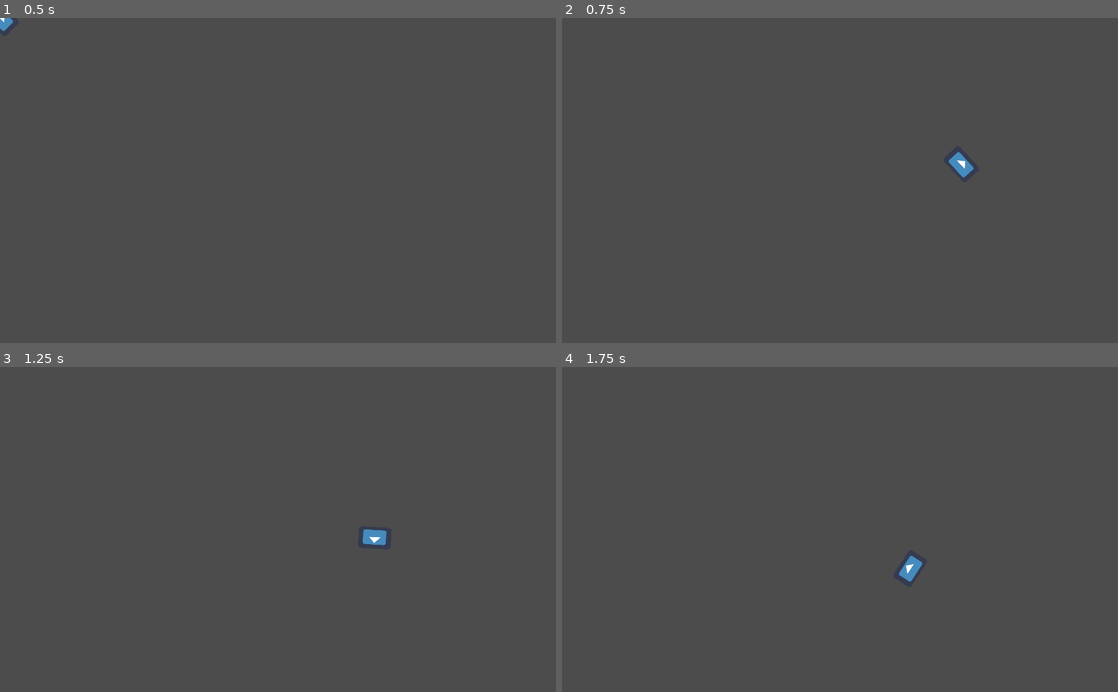
Above: before the commit, frames 1-4 (two rows, left to right).
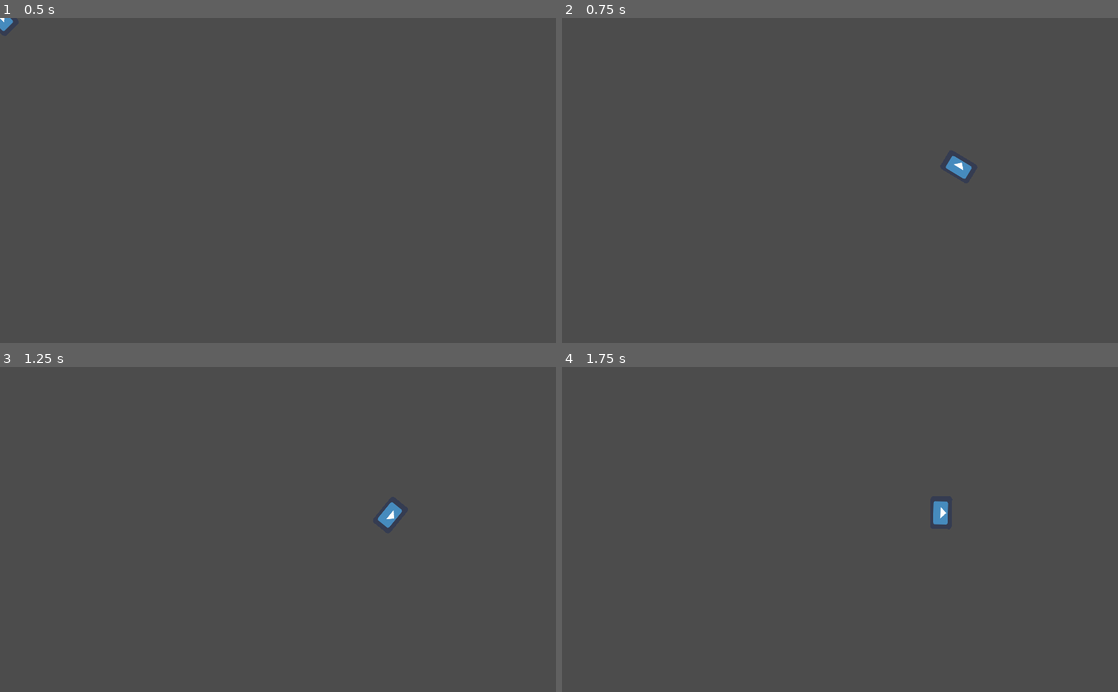
Above: after the commit, the same moments.

Repository: Flonka/bounceit
Game: Godot game, scene res://scenes/rbpaddle/PaddleTest.tscn
Two runs of this game, one before a commit and one after it. Both use one fixed random seed, a clock stepped at 60 frames per second and the inputs below. This scene is started directly instead of the project's main scene. The engine's default icon, where the game draws it, is replaced by a stand-in: a white triangle on a blue panel in a dark square.
Inputs (mouse positions are in pixels of both pictures, inside the frame that each line leads up to):
- Up to frame 1 (0.5 s): no input
- Up to frame 2 (0.75 s): tap Enter at 0.5 s; move the mouse to (962, 164) at 0.52 s; tap 1 at 0.6 s
- Up to frame 3 (1.25 s): tap Space at 0.77, 0.8, 1.07 s
- Up to frame 4 (1.75 s): move the mouse to (728, 545) at 1.27 s; tap Space at 1.35, 1.52 s; tap 1 at 1.55 s

Frame 1 is identical in both runs. In frame 2, 0.1% of the frame differs, in the area x 69-74%, y 41-50%; in frame 3, 0.4%; in frame 4, 0.4%, in the area x 60-70%, y 41-67%.

Commit message:
Found workaround , it must be the 1 frame delay.

Diff:
--- a/project.godot
+++ b/project.godot
@@ -41,6 +41,7 @@
 
 [physics]
 
+2d/thread_model=2
 2d/default_gravity=100
 
 [rendering]
--- a/scenes/rbpaddle/PaddleTest.gd
+++ b/scenes/rbpaddle/PaddleTest.gd
@@ -34,12 +34,15 @@
 			var pos := Vector2(100,0).rotated(p.get_rotation())
 			#prints(pos, i)
 			#p.apply_impulse(pos, i)
-			p.apply_torque_impulse(40000)
+			#p.apply_torque_impulse(40000)
+			p.hit_i = 1
 
 		if event.pressed and event.scancode == KEY_2:
 			p.set_mode(RigidBody2D.MODE_KINEMATIC)
 			p.set_gravity_scale(0)
 		if event.pressed and event.scancode == KEY_SPACE:
+			p.set_mode(RigidBody2D.MODE_KINEMATIC)
+			p.set_mode(RigidBody2D.MODE_RIGID)
 			prints(p.get_applied_force(), p.get_applied_torque(), p.get_linear_velocity(), p.angular_velocity)
 			var i := (Vector2.UP * 100).rotated(p.get_rotation())
 			var pos := Vector2(100,0).rotated(p.get_rotation())
--- a/scenes/rbpaddle/RbKinematidPaddle.gd
+++ b/scenes/rbpaddle/RbKinematidPaddle.gd
@@ -15,6 +15,8 @@
 const time_in_rigid_mode := 1.5
 
 var _axis_vector: Vector2
+
+var hit_i : int = 0
 
 func _ready() -> void:
 
@@ -40,6 +42,15 @@
 		if not position_tween.is_active():
 			var relative_mouse_pos := get_local_mouse_position().rotated(self.get_rotation())
 			translate(relative_mouse_pos * _axis_vector)
+	elif mode == RigidBody2D.MODE_RIGID:
+		if hit_i > 0:
+			prints(hit_i)
+			hit_i -= 1
+		elif hit_i == 0:
+			var i := (Vector2.UP * 100).rotated(get_rotation())
+			var pos := Vector2(100,0).rotated(get_rotation())
+			apply_impulse(pos, i)
+			hit_i -= 1
 
 func _integrate_forces(state: Physics2DDirectBodyState) -> void:
 	if self.mode == RigidBody2D.MODE_KINEMATIC:
